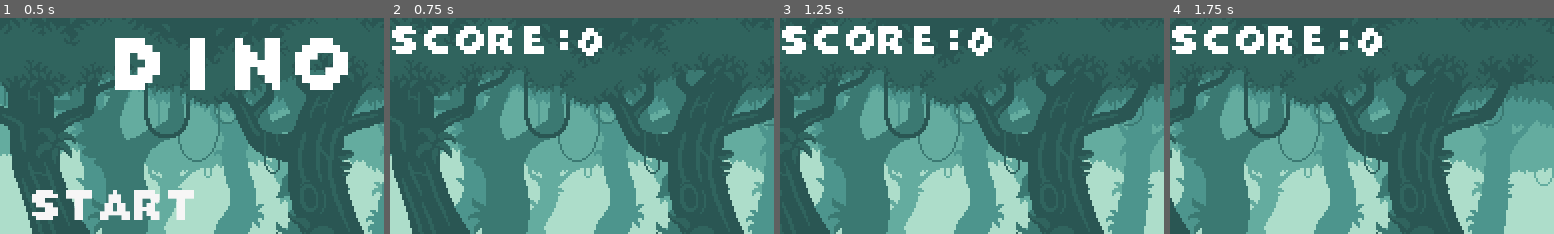
Above: before the commit, frames 1-4 (left to right).
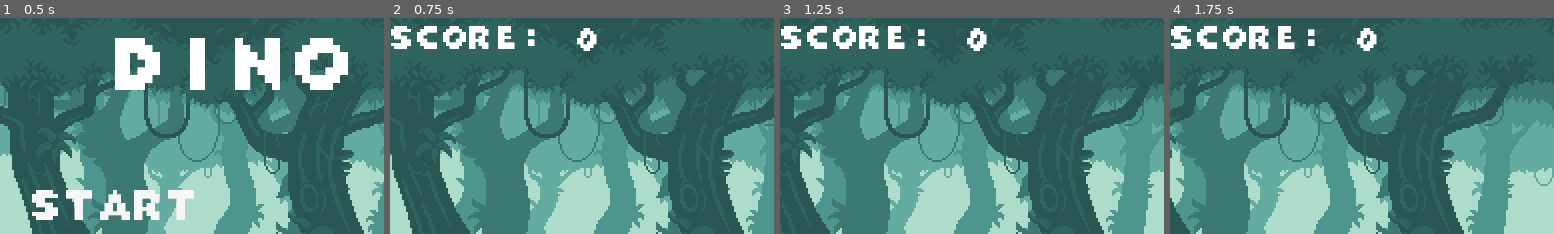
Above: after the commit, the same moments.

Repository: Moracus/dino_rush
Game: Godot game, scene res://Main.tscn
Same seed, same stepped clock (60 frames per second), same inputs: the game is played once before the commit and once after it.
Inputs:
- Up to frame 1 (0.5 s): no input
- Up to frame 2 (0.75 s): click "start" at 0.5 s
- Up to frame 3 (1.25 s): no input
- Up to frame 4 (1.75 s): tap Space (jump) at 1.52 s
The pictures show only the part of the screen within x 0-50%, y 4-54%; the shares and areas given below are measured in that part.

Frame 1 is identical in both runs. In frame 2, 3.2% of the frame differs, in the area x 0-56%, y 3-18%; in frame 3, 3.2%; in frame 4, 3.2%.

Commit message:
chnages

Diff:
--- /dev/null
+++ b/UI/EndScreen.tscn
@@ -0,0 +1,111 @@
+[gd_scene load_steps=10 format=2]
+
+[ext_resource path="res://UI/theme01.tres" type="Theme" id=1]
+[ext_resource path="res://parallax background/forest.png" type="Texture" id=2]
+[ext_resource path="res://Player/DinoSprites - doux.png" type="Texture" id=3]
+[ext_resource path="res://UI/EndScreen.gd" type="Script" id=4]
+[ext_resource path="res://UI/Score.tscn" type="PackedScene" id=5]
+
+[sub_resource type="StyleBoxEmpty" id=1]
+
+[sub_resource type="StyleBoxEmpty" id=2]
+
+[sub_resource type="StyleBoxEmpty" id=3]
+
+[sub_resource type="StyleBoxEmpty" id=4]
+
+[node name="EndScreen" type="CanvasLayer"]
+script = ExtResource( 4 )
+
+[node name="Bg" type="Sprite" parent="."]
+texture = ExtResource( 2 )
+centered = false
+
+[node name="Sprite" type="Sprite" parent="."]
+position = Vector2( 188, 127 )
+rotation = -1.5708
+texture = ExtResource( 3 )
+hframes = 23
+
+[node name="VBoxContainer" type="VBoxContainer" parent="."]
+anchor_left = 0.5
+anchor_top = 0.5
+anchor_right = 0.5
+anchor_bottom = 0.5
+margin_left = -52.0
+margin_top = -12.0
+margin_right = 52.0
+margin_bottom = 66.0
+custom_constants/separation = 50
+alignment = 1
+
+[node name="Death" type="Label" parent="VBoxContainer"]
+margin_right = 104.0
+margin_bottom = 14.0
+theme = ExtResource( 1 )
+text = "you died"
+
+[node name="Retry" type="Button" parent="VBoxContainer"]
+margin_top = 64.0
+margin_right = 104.0
+margin_bottom = 78.0
+theme = ExtResource( 1 )
+custom_colors/font_color = Color( 1, 1, 1, 1 )
+custom_colors/font_color_hover = Color( 0.894118, 0.858824, 0.858824, 1 )
+custom_colors/font_color_pressed = Color( 0.780392, 0.764706, 0.764706, 1 )
+custom_styles/hover = SubResource( 1 )
+custom_styles/pressed = SubResource( 2 )
+custom_styles/focus = SubResource( 3 )
+custom_styles/normal = SubResource( 4 )
+text = "Retry"
+flat = true
+
+[node name="Exit" type="Button" parent="."]
+margin_left = 140.0
+margin_top = 184.0
+margin_right = 244.0
+margin_bottom = 198.0
+theme = ExtResource( 1 )
+custom_colors/font_color = Color( 1, 1, 1, 1 )
+custom_colors/font_color_hover = Color( 0.894118, 0.858824, 0.858824, 1 )
+custom_colors/font_color_pressed = Color( 0.780392, 0.764706, 0.764706, 1 )
+custom_styles/hover = SubResource( 1 )
+custom_styles/pressed = SubResource( 2 )
+custom_styles/focus = SubResource( 3 )
+custom_styles/normal = SubResource( 4 )
+text = "Exit"
+flat = true
+
+[node name="Score" parent="." instance=ExtResource( 5 )]
+
+[node name="Text" parent="Score" index="0"]
+margin_left = 92.0
+margin_top = 14.0
+margin_right = 172.0
+margin_bottom = 30.0
+text = "your score:"
+
+[node name="Counter" parent="Score" index="1"]
+margin_left = 235.0
+margin_right = 331.0
+
+[node name="Label" type="Label" parent="."]
+margin_left = 92.0
+margin_top = 30.0
+margin_right = 132.0
+margin_bottom = 44.0
+theme = ExtResource( 1 )
+text = "highscore: "
+
+[node name="Label2" type="Label" parent="."]
+margin_left = 225.0
+margin_top = 30.0
+margin_right = 368.0
+margin_bottom = 44.0
+theme = ExtResource( 1 )
+text = "0"
+
+[connection signal="pressed" from="VBoxContainer/Retry" to="." method="_on_Retry_pressed"]
+[connection signal="pressed" from="Exit" to="." method="_on_Exit_pressed"]
+
+[editable path="Score"]
--- a/UI/theme01.tres
+++ b/UI/theme01.tres
@@ -3,6 +3,7 @@
 [ext_resource path="res://UI/Bongo-8 Mono.ttf" type="DynamicFontData" id=1]
 
 [sub_resource type="DynamicFont" id=1]
+size = 13
 font_data = ExtResource( 1 )
 
 [resource]
--- a/project.godot
+++ b/project.godot
@@ -23,6 +23,10 @@
 config/name="dinorunv2"
 run/main_scene="res://Main.tscn"
 config/icon="res://icon.png"
+
+[autoload]
+
+SaveFile="*res://save_file.gd"
 
 [display]
 
